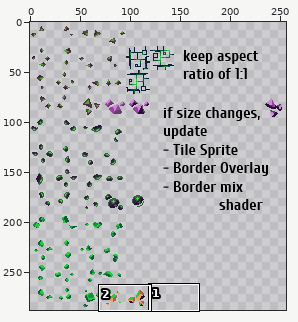
Pixel-art file, stored at Arrcival-Archipelago/content/tile/resources_sheet_edited.ase. The first picture is a wide view before the edit; the outline marks the close-up.
Close-up. Before:
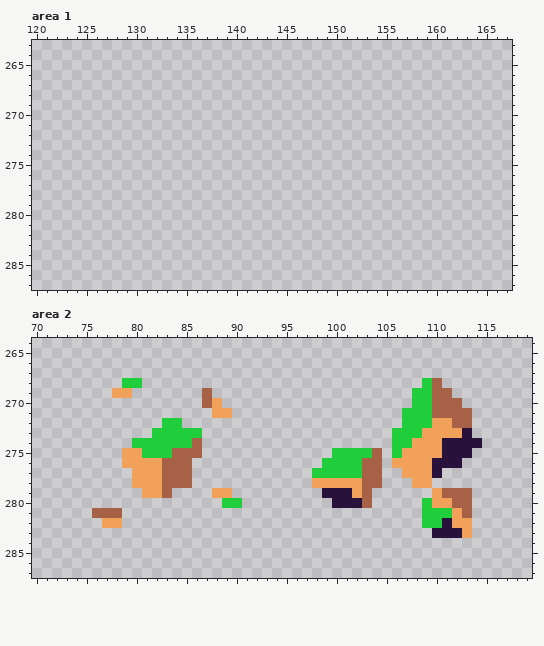
288x288 pixels, 1 frame. Pixels under 10% opacity are left out. Shown: area 1: x 120..167, y 263..287; area 2: x 70..119, y 264..287. The wide view leaves out empty margins.
New version:
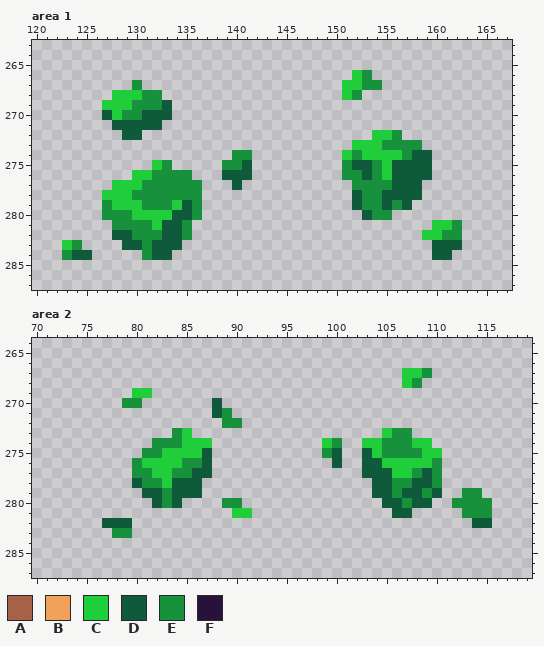
Palette (. is transparent): A #a66146  B #f2a15a  C #20ce3c  D #105a3c  E #18913c  F #28123c
The edit:
--- area 1
@@ x 120..167 @@
 265 ................................................
-266 ................................................
-267 ................................................
-268 ................................................
-269 ................................................
-270 ................................................
-271 ................................................
-272 ................................................
-273 ................................................
-274 ................................................
-275 ................................................
-276 ................................................
-277 ................................................
-278 ................................................
-279 ................................................
-280 ................................................
-281 ................................................
-282 ................................................
-283 ................................................
-284 ................................................
+266 ................................CE..............
+267 ..........E....................CCEE.............
+268 ........CCCEE..................CE...............
+269 .......CCCEEED..................................
+270 .......DCEEDDD..................................
+271 ........DDDDD...................................
+272 .........DD.......................CCE...........
+273 ................................CCCEEEE.........
+274 ....................EE.........CECCCCEDD........
+275 ............CE.....EED.........EDDECDDDD........
+276 ..........CCEEEE...DDD.........EEDECDDDD........
+277 ........CCCEEEEEE...D...........EEEEDDD.........
+278 .......CCCEEEEEEE...............DEEDDDD.........
+279 .......ECCCEEECDE...............DEEDED..........
+280 .......EEECCCCDDE................DEE............
+281 ........EEEECDDE........................CCE.....
+282 ........DDEEEDDE.......................CCEE.....
+283 ...CE....DDEDDD.........................DDD.....
+284 ...EDD.....EDD..........................DD......
 285 ................................................
--- area 2
@@ x 70..119 @@
 266 ..................................................
-267 ..................................................
-268 .........CC............................CA.........
-269 ........BB.......A....................CCAA........
-270 .................AB...................CCAAA.......
-271 ..................BB.................CCCAAAA......
-272 .............CC......................CCCBBAA......
-273 ............CCCCC...................CCCBBBBF......
-274 ..........CCCCCCA...................CCBBBFFFF.....
-275 .........BBCCCAAA.............CCCCA.CBBBBFFF......
-276 .........BBBBAAA.............CCCCAA.BBBBFFF.......
-277 ..........BBBAAA............CCCCCAA..BBBF.........
-278 ..........BBBAAA............BBBBBAA...BB..........
-279 ...........BBA....BB.........FFFBA......BAAA......
-280 ...................CC.........FFFA.....CBBAA......
-281 ......AAA..............................CCCBA......
-282 .......BB..............................CCFBB......
-283 ........................................FFFB......
+267 .....................................CCE..........
+268 .....................................CE...........
+269 ..........CC......................................
+270 .........EE.......D...............................
+271 ..................DE..............................
+272 ...................EE.............................
+273 ..............EC...................CEE............
+274 ............EEECCC...........CE..CCEEECC..........
+275 ...........EECCCCD...........ED..DCEEEECC.........
+276 ..........ECCCCEED............D..DDCCCCCE.........
+277 ..........EECCEEDD...............DDDCCEDE.........
+278 ..........DEECDDD.................DDEEDDE.........
+279 ...........DDEDDD.................DDEDDED..EE.....
+280 ............DED....EE..............DDEDD..EEEE....
+281 ....................CC..............DD.....EEE....
+282 .......DDD..................................DD....
+283 ........EE........................................
 284 ..................................................
Pixel boxes of the changes (left, top, right, bottom) in both close-ups:
added: (342, 70, 382, 100)
added: (62, 80, 252, 260)
added: (342, 130, 462, 260)
changed: (312, 368, 492, 538)
changed: (92, 378, 252, 538)
